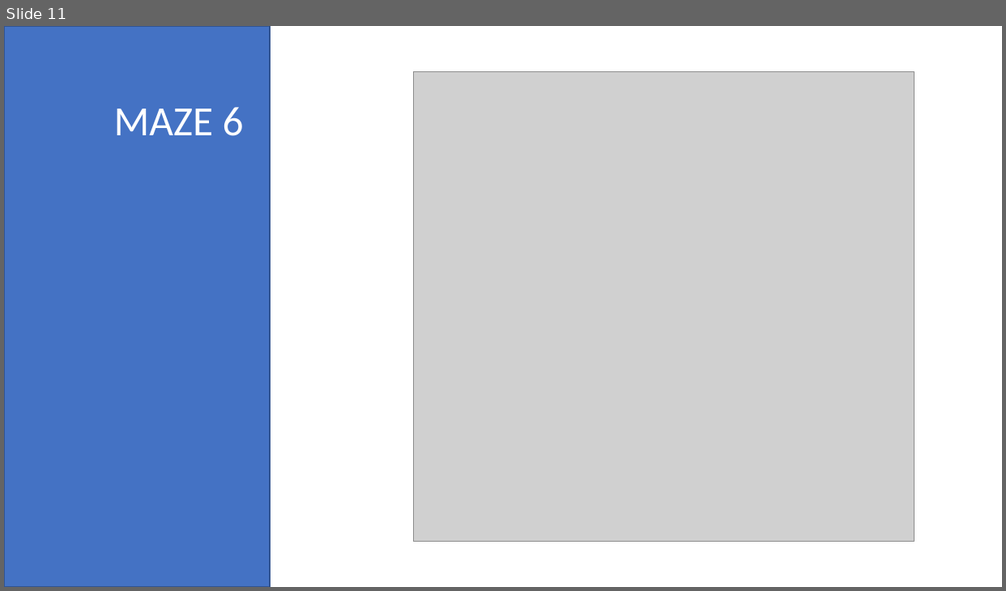
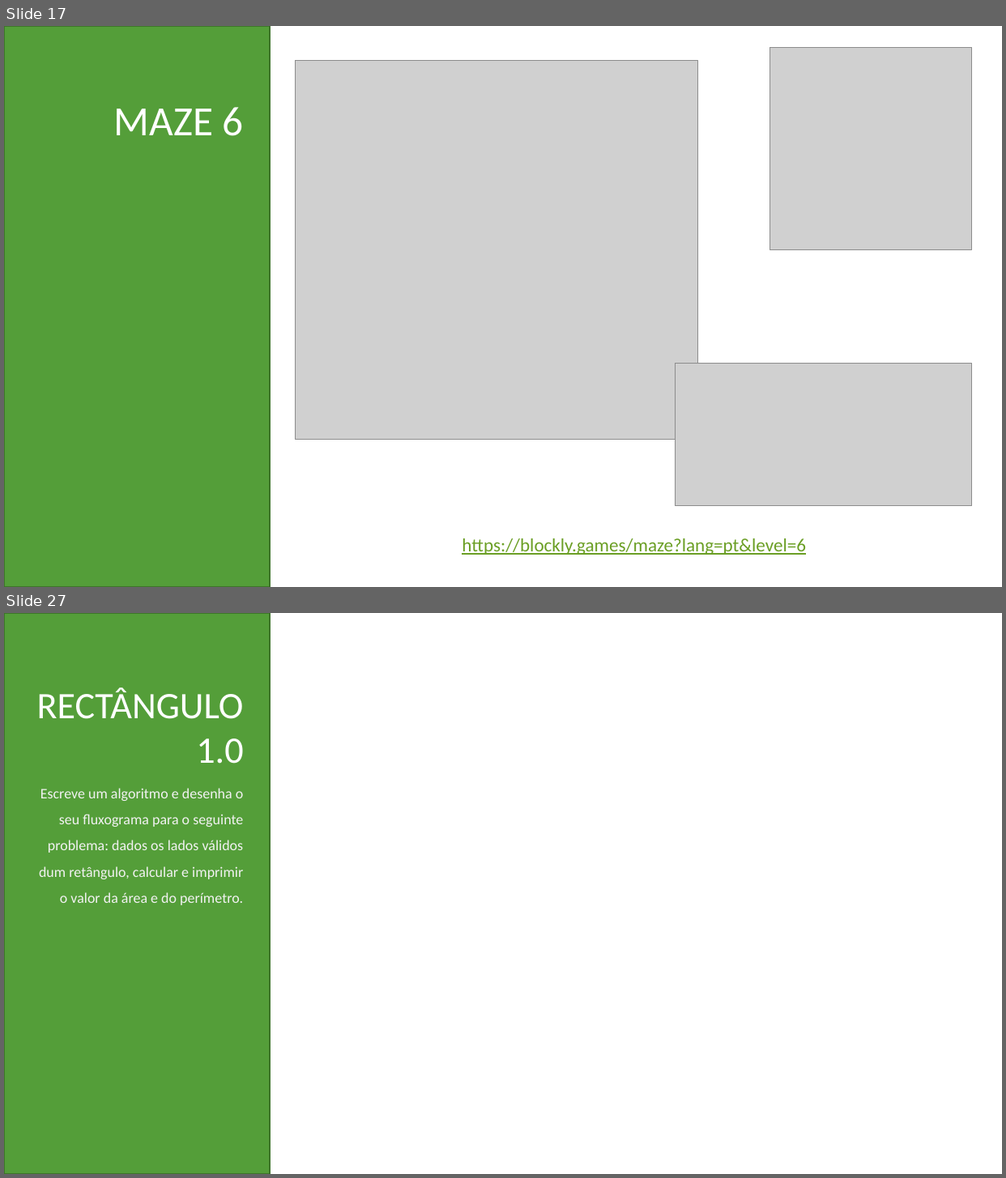
Before and after one commit to EPSM-INF-2022-2025/LP, a slide deck: Algoritmos.pptx. Shown one above the other, each under a label of ours: slide 11 before the commit, slides 17 and 27 after it; the slides between them are not shown. The pictures are 1006x591 and 1006x1178 pixels, drawn with LibreOffice and Linux fonts; fonts in the diff are those of the drawing; grey boxes stand for pictures. Boxes give left, top, right and bottom in pixels: in the first picture for what was removed or moved away, otherwise in the second. Text is boxed around its words. In the diff, an @@ line names an element or a change of style, - is before the commit and + after.

```diff
--- a/Algoritmos.pptx
+++ b/Algoritmos.pptx
@@ slide 27 added at (x1=4, y1=613, x2=1002, y2=1174), background #FFFFFF @@
@@ rectangle added at (x1=4, y1=613, x2=270, y2=1174), fill #549E39, outline #3E752A 1 pt @@
@@ text added at (x1=37, y1=688, x2=244, y2=764), 36 pt, text #FFFFFF @@
+RECTÂNGULO
+1.0
@@ text added at (x1=39, y1=788, x2=244, y2=905), 14 pt, text #F2F2F2 @@
+Escreve um algoritmo e desenha o seu fluxograma para o seguinte problema: dados os lados válidos dum retângulo, calcular e imprimir o valor da área e do perímetro.
@@ what was slide 11 is now slide 17 @@
@@ slide 17 changed as well @@
@@ rectangle at (x1=4, y1=26, x2=270, y2=587): fill #4472C4 to #549E39; outline #325491 1 pt to #3E752A 1 pt @@
@@ picture added at (x1=770, y1=47, x2=973, y2=249) @@
@@ picture resized from (x1=414, y1=71, x2=914, y2=542) to (x1=296, y1=61, x2=698, y2=439) @@
@@ picture added at (x1=675, y1=364, x2=972, y2=506) @@
@@ text added at (x1=462, y1=539, x2=806, y2=555), 18 pt, text #6B9F25, underline @@
+https://blockly.games/maze?lang=pt&level=6
```
Also in this commit, not shown: 5 other slides changed, 23 other slides added, 5 slides removed, 1 other file.
